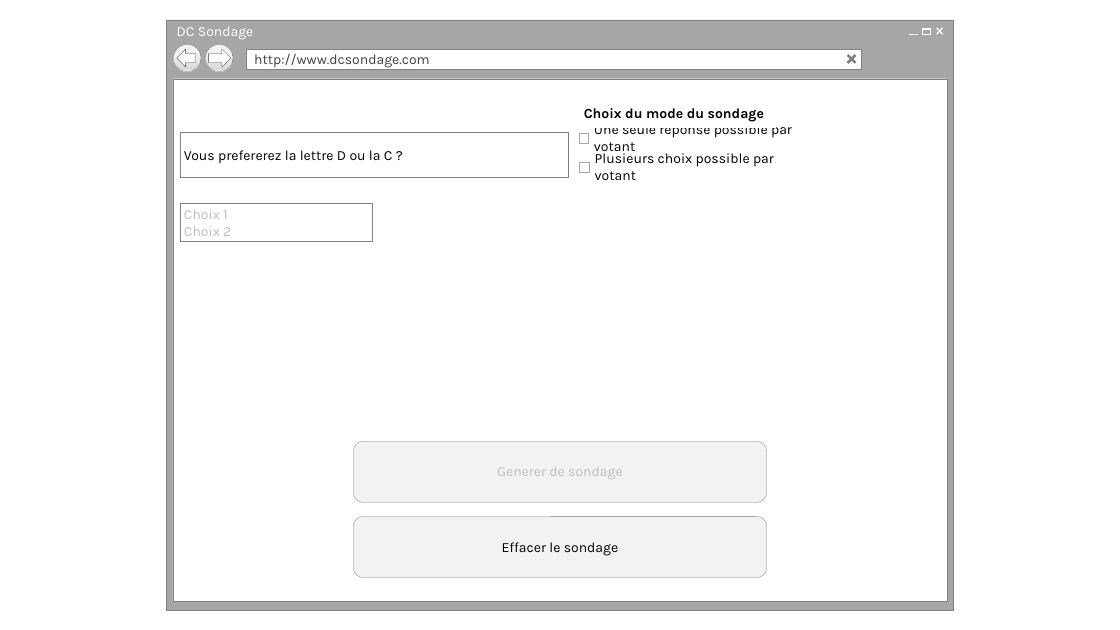
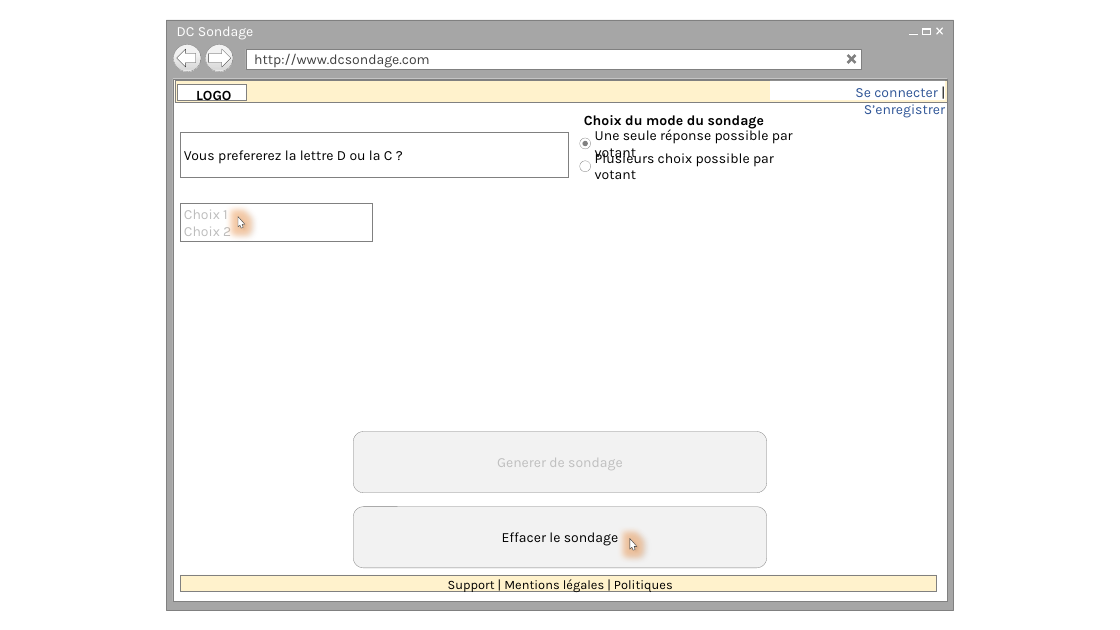
Before and after one commit to cedricbannelier/Projet1, a slide deck: slide 4 of maquette.pptx (slide 5 before the commit). Drawn at 1120x630 pixels with LibreOffice and Linux fonts; fonts in the diff are those of the drawing; background and template pictures are left out. Boxes give left, top, right and bottom in pixels: in the first picture for what was removed or moved away, otherwise in the second. Text is boxed around its words. In the diff, an @@ line names an element or a change of style, - is before the commit and + after.

```diff
--- a/maquette.pptx
+++ b/maquette.pptx
@@ rectangle removed at [166,20,954,611] @@
@@ rectangle added at [166,20,954,611], fill #A6A6A6, outline #808080 0.25 pt @@
@@ rectangle removed at [173,79,948,602] @@
@@ rectangle added at [173,79,948,602], fill #FFFFFF, outline #808080 0.25 pt @@
@@ rectangle added at [175,80,947,103], fill #FFF2CC, outline #808080 0.25 pt @@
@@ rectangle added at [177,84,245,101], fill #FFFFFF, outline #808080 0.25 pt, 12 pt, text #000000, bold @@
+LOGO
@@ rectangle added at [770,81,946,100], fill #FFFFFF, 12 pt, text #2F5597 @@
+Se connecter | S’enregistrer
@@ rectangle "Choix du mode du sondage": place and size @@
-rectangle "Choix du mode du sondage" at [584,108,764,122]
+rectangle "Choix du mode du sondage" at [580,109,776,130]
@@ rectangle removed at [579,134,589,143] @@
@@ text "Une seule réponse possible par ..." rewrapped from [594,127,792,155] to [595,127,793,161] @@
@@ ellipse added at [580,138,591,149], fill #FFFFFF, outline #808080 0.25 pt @@
@@ ellipse added at [582,141,587,146], fill #808080 @@
@@ rectangle removed at [580,162,590,171] @@
@@ ellipse added at [580,160,591,171], fill #FFFFFF, outline #808080 0.25 pt @@
@@ freeform shape added at [234,215,245,229], fill #FFFFFF, outline #262626 0.25 pt @@
@@ rounded rectangle removed at [354,441,767,502] @@
-Generer de sondage
@@ rounded rectangle added at [354,432,767,493], fill #F2F2F2, outline #808080 0.25 pt, 12 pt, text #BFBFBF @@
+Generer de sondage
@@ rounded rectangle added at [354,507,767,568], fill #F2F2F2, outline #808080 0.25 pt, 12 pt, text #000000 @@
+Effacer le sondage
@@ rounded rectangle removed at [354,517,767,578] @@
-Effacer le sondage
@@ freeform shape added at [627,538,638,551], fill #FFFFFF, outline #262626 0.25 pt @@
@@ rectangle added at [180,575,937,592], fill #FFF2CC, outline #808080 0.25 pt, 11 pt, text #000000 @@
+Support | Mentions légales | Politiques
```
Also in this commit, not shown: 6 other slides changed, 15 slides added, 1 slide removed, 1 other file.
